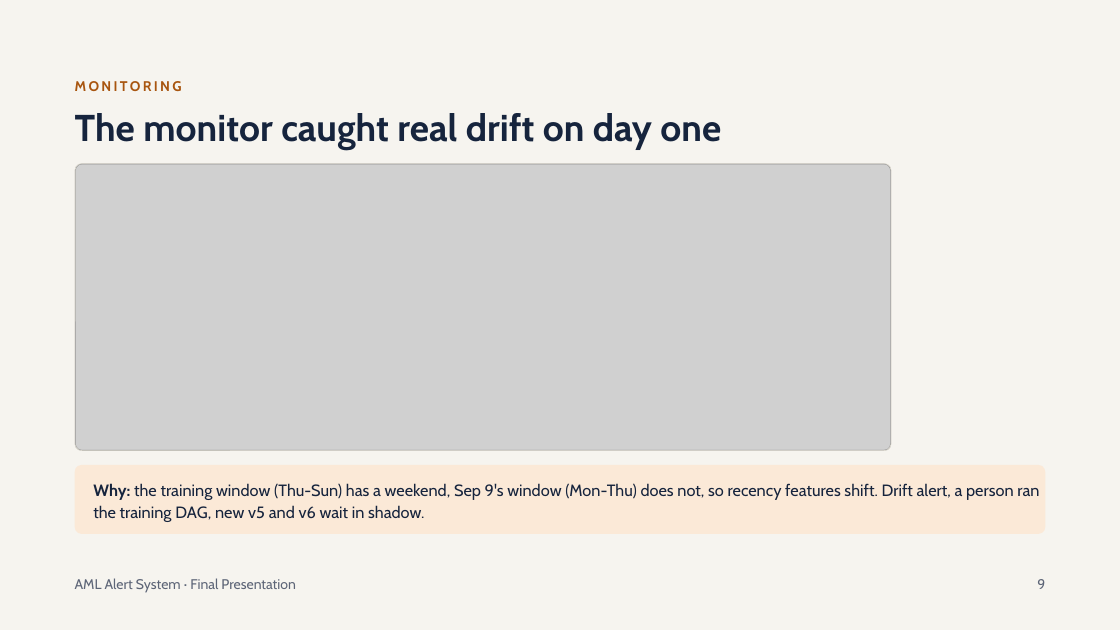
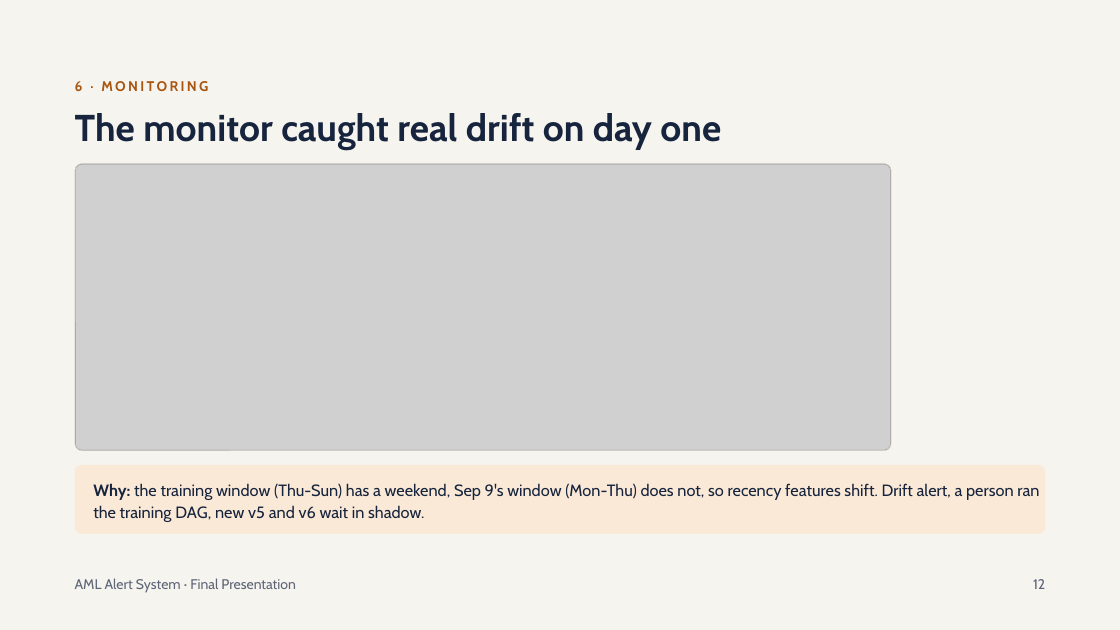
Before and after one commit to Alekhya-koda/Anti-Money-Laundering, a slide deck: slide 12 of reports/AML Alert System Final Presentation.pptx (slide 9 before the commit). Drawn at 1120x630 pixels with LibreOffice and Linux fonts; fonts in the diff are those of the drawing; grey boxes stand for pictures. Boxes give left, top, right and bottom in pixels: in the first picture for what was removed or moved away, otherwise in the second. Text is boxed around its words. In the diff, an @@ line names an element or a change of style, - is before the commit and + after.

```diff
--- a/reports/AML Alert System Final Presentation.pptx
+++ b/reports/AML Alert System Final Presentation.pptx
@@ text at <box>75,81,208,91</box>: text changed @@
-MONITORING
+6 · MONITORING
@@ text at <box>1033,579,1045,589</box>: text changed @@
-9
+12
```
Also in this commit, not shown: 10 other slides changed, 5 slides added, 5 other files.
